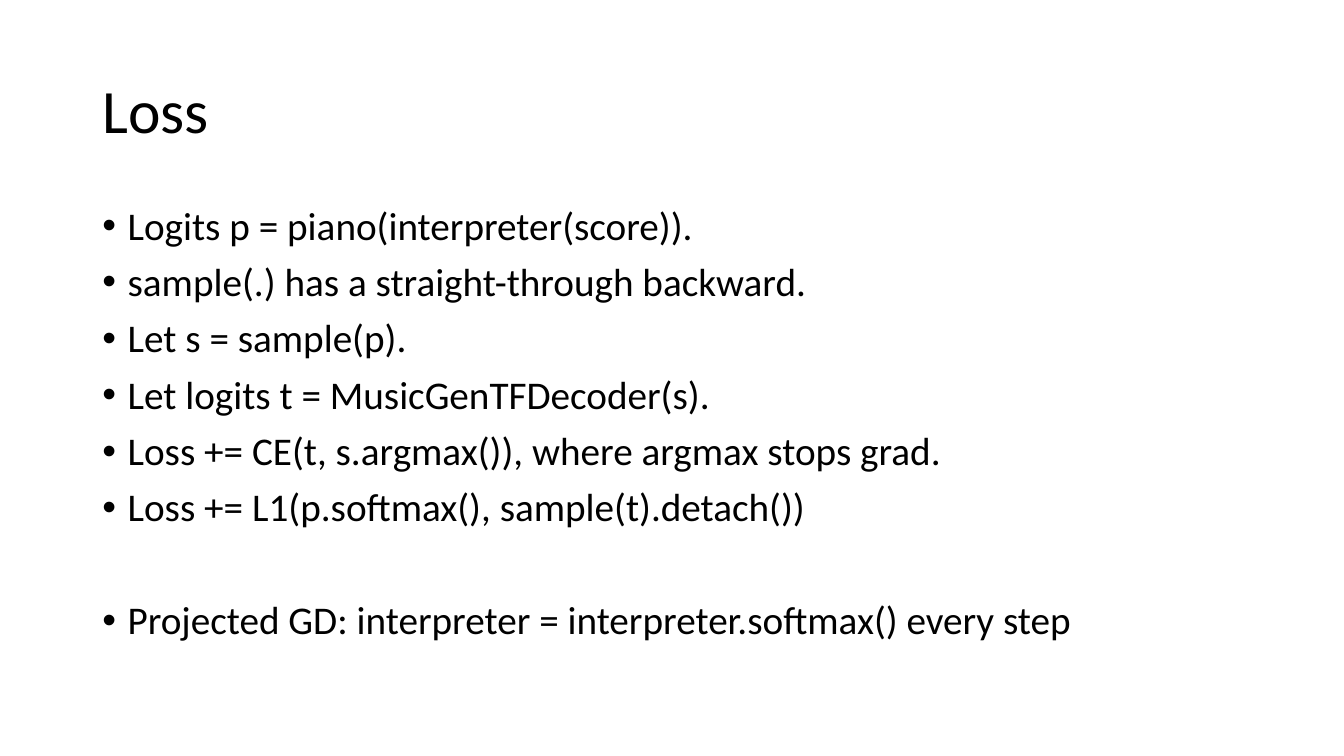
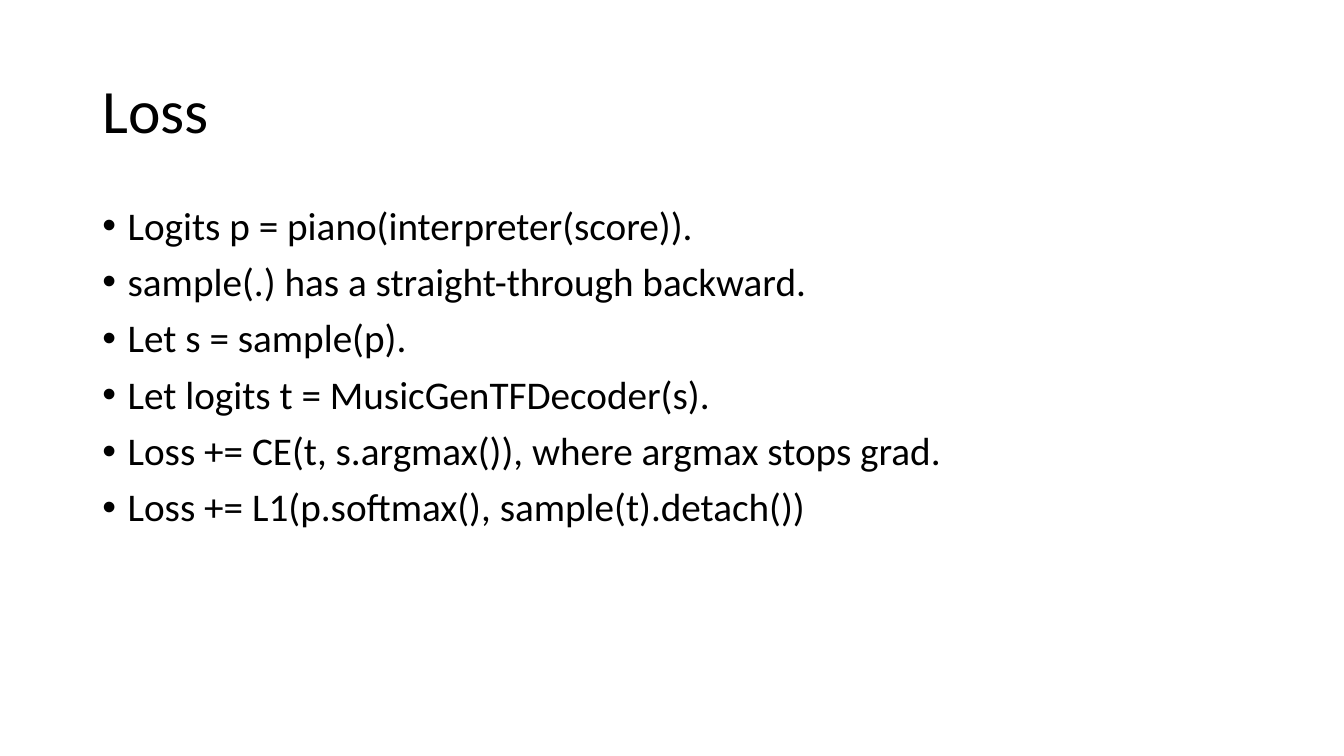
Before and after one commit to Daniel-Chin/Unsupervised-Symbolic-Music-Decipher, a slide deck: slide 3 of notes/2024_04_30_notes.pptx. Drawn at 1344x756 pixels with LibreOffice and Linux fonts; fonts in the diff are those of the drawing. Boxes give left, top, right and bottom in pixels: in the first picture for what was removed or moved away, otherwise in the second. Text is boxed around its words. In the diff, an @@ line names an element or a change of style, - is before the commit and + after.

Commit message:
no more projected GD

```diff
--- a/notes/2024_04_30_notes.pptx
+++ b/notes/2024_04_30_notes.pptx
@@ text at [128,605,1071,641]: paragraph removed @@
-• Projected GD: interpreter = interpreter.softmax() every step
```
Also in this commit, not shown: 1 other file.
